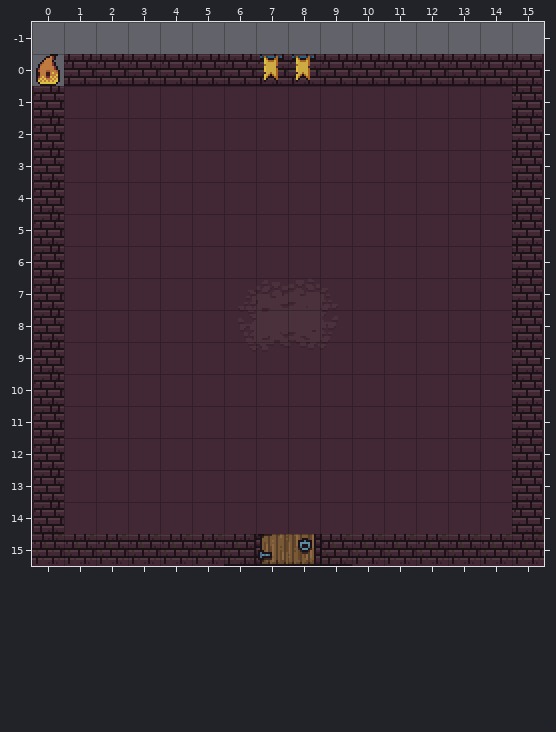
An edit to a level. Tiled map, commons/rooms/top.tmx. That is the earlier state.
Cells are 16x16 px. Shown: x 0..15, y -1..15.
The result:
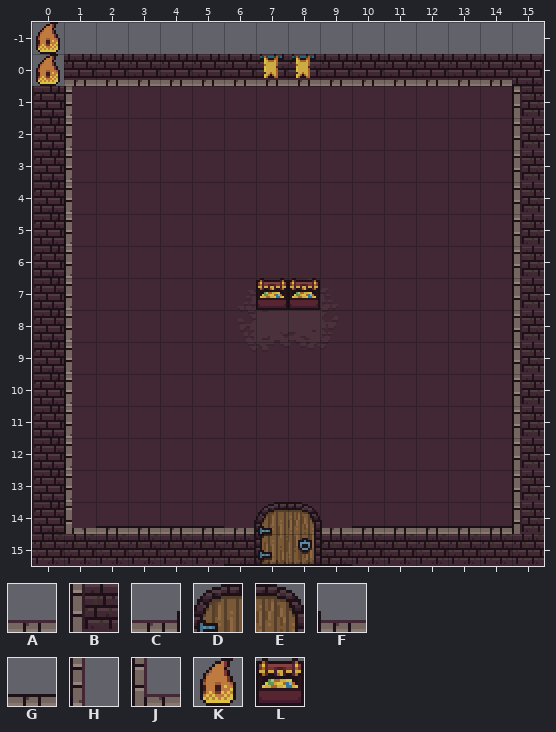
Key: from "dungeon_combined": A 17, B 83, C 86, D 87, E 88, F 89, G 145, H 146, J 147, K 770, L 847.
_ is an empty cell.
Objects are placed by their top-left corner, in cells (3,4 is the top-left corner of cell 3,4); size is 1x1 cell unless given.
Tiles of an added or newly shown layer are drawn over the layers below it.
Diff:
Layer "objects" (now shown):
added: K "zerozero" at 0,-1
Layer "overlay" (now shown):
y 0: x 1..14 ______________ -> AAAAAAAAAAAAAA
y 1..6: x 1 _ -> H; x 15 _ -> B
y 7: x 1 _ -> H; x 7..8 __ -> LL; x 15 _ -> B
y 8..13: x 1 _ -> H; x 15 _ -> B
y 14: x 1..15 _______________ -> JGGGGCDEFGGGGGB
